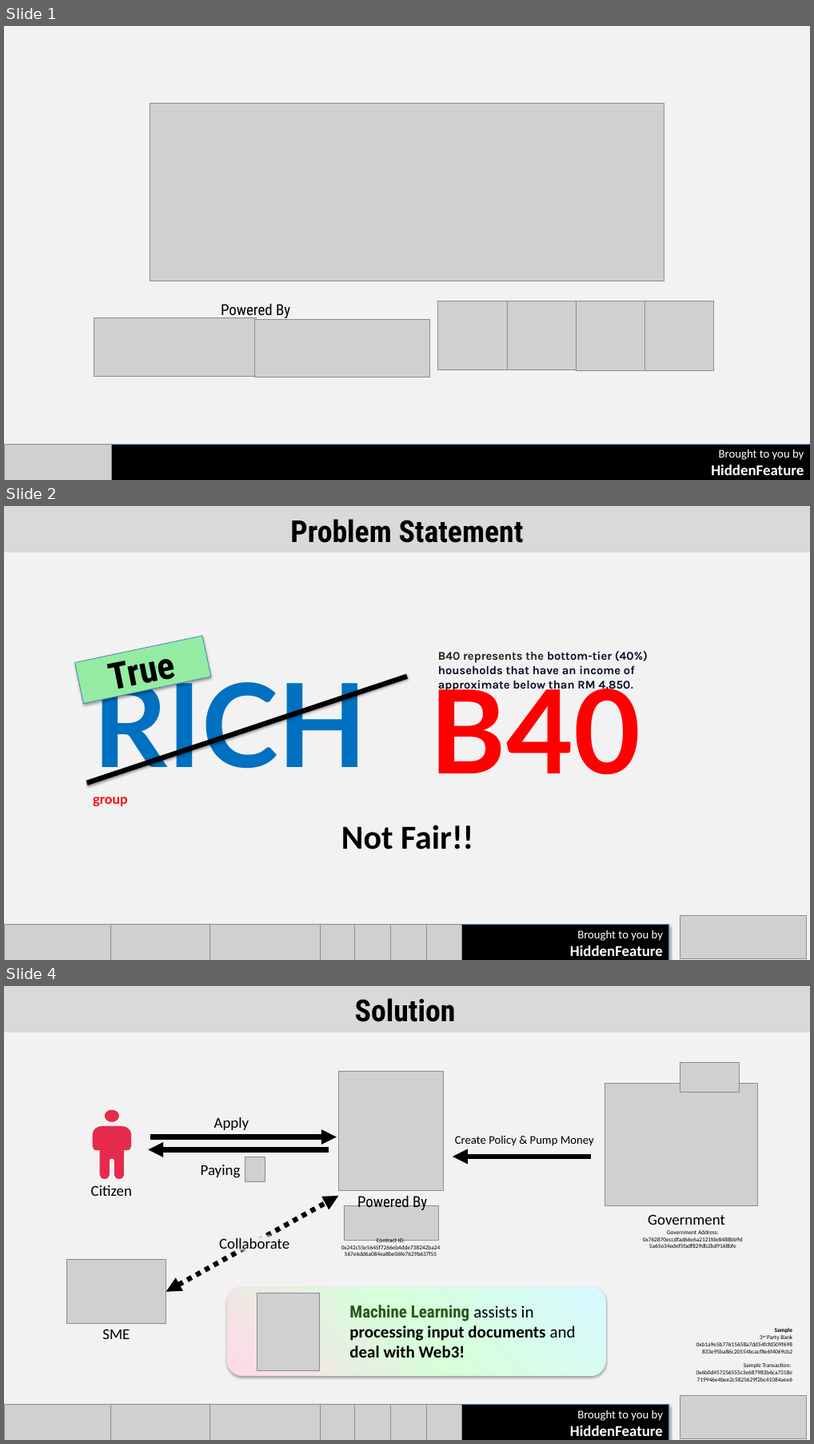
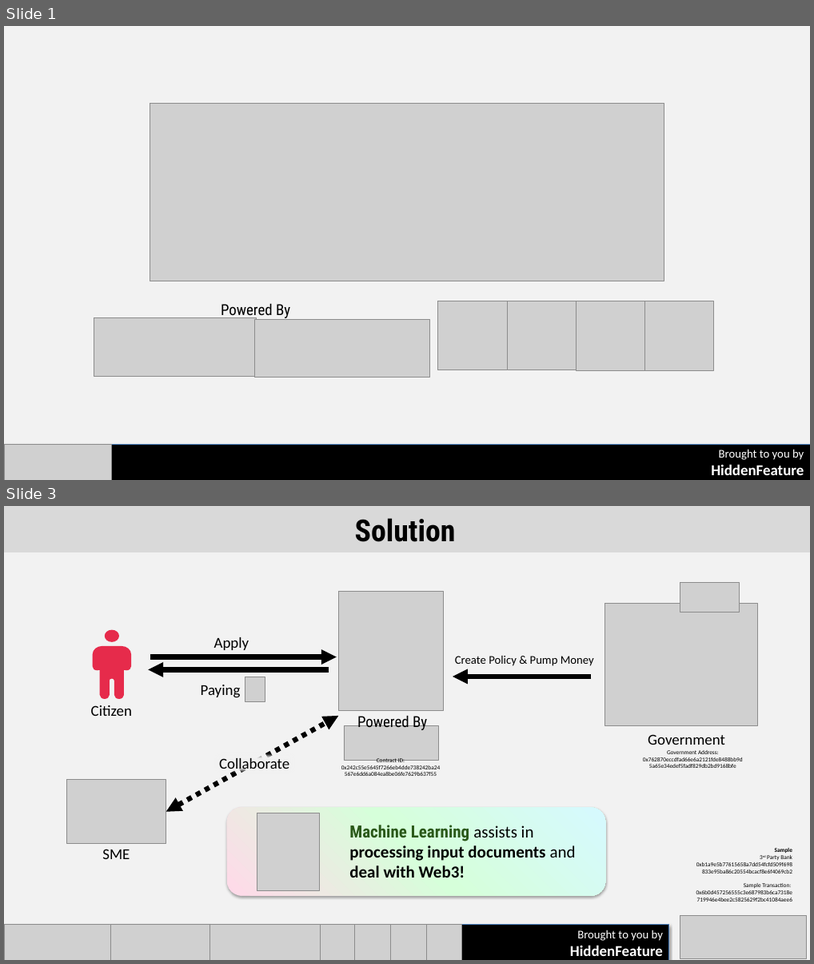
Before and after one commit to jingjie00/gover-cover, a slide deck: pitch/PitchSlide.pptx. Shown one above the other, each under a label of ours: slides 1, 2 and 4 before the commit, slides 1 and 3 after it; the slides between them are not shown. The pictures are 814x1444 and 814x964 pixels, drawn with LibreOffice and Linux fonts; fonts in the diff are those of the drawing; grey boxes stand for pictures. Boxes give left, top, right and bottom in pixels: in the first picture for what was removed or moved away, otherwise in the second. Text is boxed around its words. In the diff, an @@ line names an element or a change of style, - is before the commit and + after.

```diff
--- a/pitch/PitchSlide.pptx
+++ b/pitch/PitchSlide.pptx
@@ slide 2 removed at (4, 506, 810, 960), background #F2F2F2 @@
@@ rectangle removed at (4, 506, 810, 552) @@
@@ text removed at (290, 519, 524, 543) @@
-Problem Statement
@@ rectangle removed at (75, 636, 211, 704) @@
@@ text removed at (111, 648, 177, 699) @@
-True
@@ text removed at (93, 667, 367, 806) @@
-RICH group
@@ text removed at (430, 673, 641, 774) @@
-B40
@@ text removed at (438, 651, 648, 692) @@
-B40 represents the bottom-tier (40%) households that have an income of approximate below than RM 4,850.
@@ line removed from (87, 783) to (407, 676) @@
@@ text removed at (342, 824, 474, 849) @@
-Not Fair!!
@@ rectangle removed at (4, 924, 670, 960) @@
@@ picture removed at (4, 924, 112, 960) @@
@@ picture removed at (110, 924, 211, 960) @@
@@ picture removed at (210, 924, 320, 960) @@
@@ picture removed at (319, 924, 355, 960) @@
@@ picture removed at (355, 924, 390, 960) @@
@@ picture removed at (391, 924, 427, 960) @@
@@ picture removed at (427, 924, 462, 960) @@
@@ text removed at (570, 929, 663, 956) @@
-Brought to you by
-HiddenFeature
@@ picture removed at (681, 916, 806, 959) @@
@@ what was slide 4 is now slide 3 @@
```
Also in this commit, not shown: 11 other files.
